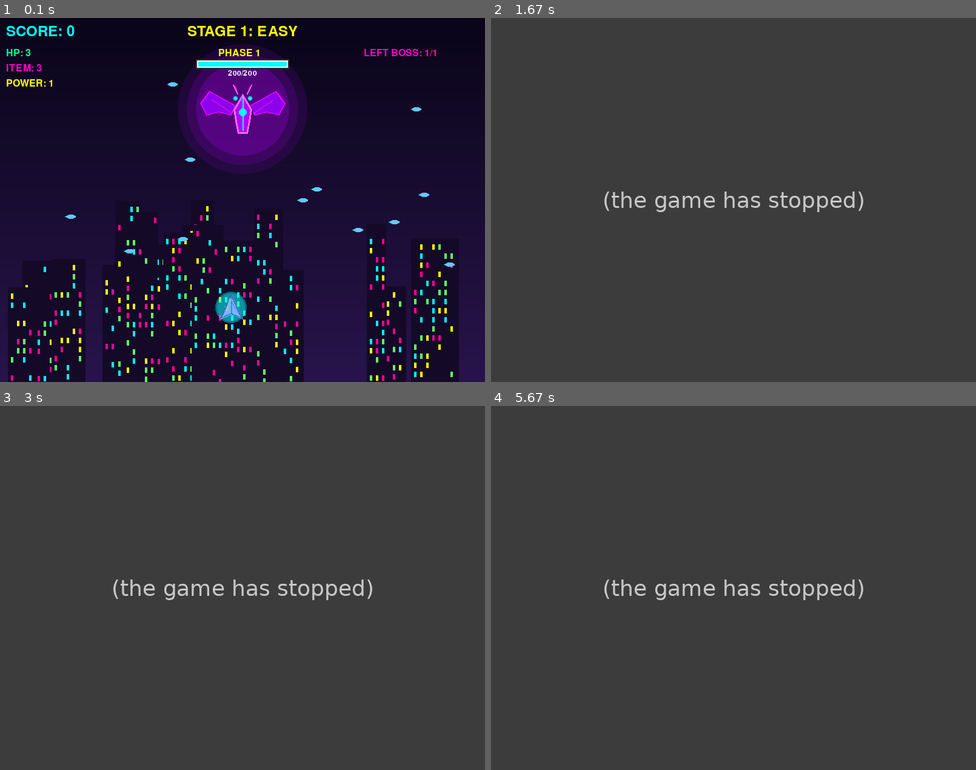
Above: before the commit, frames 1-4 (two rows, left to right).
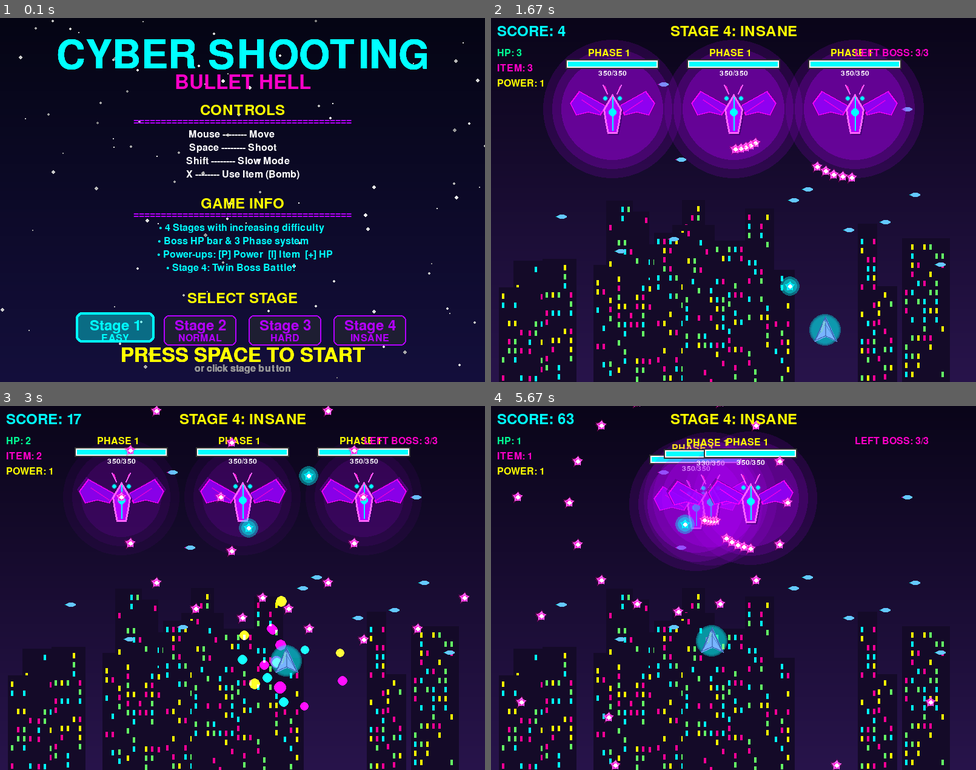
Above: after the commit, the same moments.

Repository: LeF-0213/MyPyGame
Game: pygame game, started from main.py
The game is run twice, just before and just after one commit, with the same random seed, the same clock (stepped at 60 frames per second) and the same inputs.
Inputs (mouse positions are in pixels of both pictures, inside the frame that each line leads up to):
- Up to frame 1 (0.1 s): no input
- Up to frame 2 (1.67 s): tap Space at 0.33, 1.5 s; hold Esc 0.67-1.13 s; move the mouse to (714, 214) at 0.7 s; click "Stage 4" at 1.22 s
- Up to frame 3 (3 s): click (116, 453) at 1.88 s; tap Space at 2.23, 2.53 s; click (67, 577) at 2.25 s; tap X at 2.32 s; click (426, 726) at 2.72 s
- Up to frame 4 (5.67 s): tap Space at 3.07, 4.4, 4.7, 4.9, 5.2 s; click (655, 467) at 3.08 s; tap Shift at 3.15 s; click (883, 580) at 3.38 s; click (578, 540) at 3.72 s; click (840, 500) at 4.05 s; click (597, 628) at 4.42 s; tap X at 4.48 s; click (660, 693) at 4.92 s; click (835, 540) at 5.45 s

The runs differ from the first frame. In frame 1, 20% of the frame differs, in the area x 0-100%, y 0-100%; in frame 2, 100%; in frame 3, 100%; in frame 4, 100%.
Before the commit the program exited at 0.67 s; later frames show no game.

Commit message:
title 화면 추가

Diff:
--- a/main.py
+++ b/main.py
@@ -1,28 +1,5 @@
 from src.game import Game
 
 if __name__ == "__main__":
-  print("🎮 고전 슈팅 게임")
-  print("=" * 60)
-  print("\n조작법:")
-  print("  - 마우스: 이동")
-  print("  - 스페이스: 공격")
-  print("  - Shift: 슬로우 모션")
-  print("  - X: 폭탄 (적 탄막 전부 제거)")
-  print("  - R: 재시작")
-  print("  - ESC: 종료")
-  # print("\n난이도 선택:")
-  # print("  1: EASY")
-  # print("  2: NORMAL")
-  # print("  3: HARD")
-
-  # difficulty = input("\n난이도를 선택하세요 (1-3): ")
-
-  # try:
-  #   difficulty = int(difficulty)
-  #   if difficulty not in [1, 2, 3]:
-  #       difficulty = 1
-  # except:
-  #   difficulty = 1
-
   game = Game()
-  game.run()
+  game.run_game_with_title()
--- a/src/game.py
+++ b/src/game.py
@@ -312,6 +312,7 @@
     pygame.display.flip()
 
   def handle_events(self):
+    action = None
     for event in pygame.event.get():
       if event.type == pygame.QUIT:
         self.running = False
@@ -320,8 +321,8 @@
           self.running = False
         elif event.key == pygame.K_r and self.game_over:
           self.running = False
-          Game(self.difficulty, 1).run()
-          return
+          # Game(self.difficulty, 1).run()
+          return "restart"
         elif event.key == pygame.K_SPACE:
           if self.stage_clear:
             self.next_stage()
@@ -333,11 +334,65 @@
             self.enemy_bullets.clear()
             self.particles.emit(self.player.x, self.player.y, "explosion", 50)
 
+      return action
+
   def run(self):
     while self.running:
       dt = self.clock.tick(FPS) / 1000.0
-      self.handle_events()
+      action = self.handle_events()
+
+      if action == "restart":
+        return "restart"
+
       self.update(dt)
       self.draw()
 
+    return None
+
+  def run_game_with_title(self):
+    pygame.init()
+
+    running = True
+    while running:
+      screen = pygame.display.set_mode((WIDTH, HEIGHT))
+      pygame.display.set_caption("🎮 고전 슈팅 게임 - Title")
+      clock = pygame.time.Clock()
+
+      title = TitleScreen(screen)
+      title_running = True
+      selected_stage = 1
+
+      while title_running and title.active:
+        dt = clock.tick(FPS) / 1000.0
+
+        for event in pygame.event.get():
+          if event.type == pygame.QUIT:
+            running = False
+            title_running = False
+
+          action, stage = title.handle_events(event)
+          if action == "start":
+            selected_stage = stage
+            title_running = False
+          elif action == "quit":
+            running = False
+            title_running = False
+
+        title.update(dt)
+        title.draw()
+        pygame.display.flip()
+
+      if not running:
+        break
+
+      print(f"\n🎮 Starting Stage {selected_stage}...")
+      print(f"Difficulty: {DIFFICULTY_LEVELS[selected_stage]['name']}\n")
+
+      game = Game(difficulty=1, start_stage=selected_stage)
+      result = game.run()
+
+      # 재시작하지 않으면 타이틀로
+      if result != "restart":
+        print("\n🎮 Returning to title screen...")
+
     pygame.quit()
--- a/src/systems/__init__.py
+++ b/src/systems/__init__.py
@@ -1,7 +1,9 @@
 from .particle import Particle, ParticleSystem
 from .bullet_pattern import BulletPattern
+from .title_screen import TitleScreen
 __all__ = [
   "Particle",
   "ParticleSystem",
-  "BulletPattern"
+  "BulletPattern",
+  "TitleScreen"
 ]
--- a/src/systems/title_screen.py
+++ b/src/systems/title_screen.py
@@ -1,8 +1,7 @@
-import random
-from sys.utils.constants import *
+import random, pygame, math
+from src.utils.constants import *
 
 class TitleScreen:
-
   def __init__(self, screen):
     self.screen = screen
     self.active = True
@@ -19,9 +18,9 @@
     self.star_positions = []
 
     # 배경 별 생성
-    for _ in rnage(100):
+    for _ in range(100):
       x = random.randint(0, WIDTH)
-      y = random.radint(0, HEIGHT)
+      y = random.randint(0, HEIGHT)
       speed = random.uniform(10, 50)
       size = random.randint(1, 3)
       self.star_positions.append([x, y, speed, size])
@@ -59,37 +58,32 @@
       glow_surf = pygame.Surface((title_text.get_width() + i*10, title_text.get_height() + i*10), pygame.SRCALPHA)
       glow_text = self.title_font.render("CYBER SHOOTING", True, (*NEON_CYAN, pulse_alpha // (i*1)))
       glow_surf.blit(glow_text, (i*5, i*5))
-      self.screen.glit(glow_surf, (WIDTH//2 - title_text.get_width()//2 - i*5, 100 - i*5))
+      self.screen.blit(glow_surf, (WIDTH//2 - title_text.get_width()//2 - i*5, 30 - i*5))
 
-    self.screen.blit(title_text, (WIDTH//2 - title_text.get_width()//2, 100))
-    self.screen.blit(subtitle_text, (WIDTH//2 - subtitle_text.get_width()//2, 180))
+    self.screen.blit(title_text, (WIDTH//2 - title_text.get_width()//2, 30))
+    self.screen.blit(subtitle_text, (WIDTH//2 - subtitle_text.get_width()//2, 90))
 
     # === 게임 설명 ===
-    y_offset = 280
+    y_offset = 140
 
     instructions = [
-      "━━━━━━━━━━━━━━━━━━━━━━━━━━━━━━━━━━━━",
+      "CONTROLS",
+      "========================================",
+      "  Mouse -------- Move           ",
+      "  Space -------- Shoot          ",
+      "  Shift -------- Slow Mode      ",
+      "  X -------- Use Item (Bomb)  ",
       "",
-      "🎮 CONTROLS",
-      "",
-      "  Mouse        - Move",
-      "  Space        - Shoot",
-      "  Shift        - Slow Mode",
-      "  X            - Use Item (Bomb)",
-      "",
-      "━━━━━━━━━━━━━━━━━━━━━━━━━━━━━━━━━━━━",
-      "",
-      "⚔️  GAME INFO",
-      "",
-      "  • 4 Stages with increasing difficulty",
-      "  • Boss HP bar & 3 Phase system",
+      "GAME INFO",
+      "========================================",
+      "  • 4 Stages with increasing difficulty   ",
+      "  • Boss HP bar & 3 Phase system          ",
       "  • Power-ups: [P] Power  [I] Item  [+] HP",
-      "  • Stage 4: Twin Boss Battle!",
-      ""
+      "  • Stage 4: Twin Boss Battle!            ",
     ]
 
     for i, line in enumerate(instructions):
-      if line.startswith("🎮") or line.startswith("⚔️"):
+      if line.startswith("C") or line.startswith("G"):
         color = NEON_YELLOW
         font = self.menu_font
       elif line.startswith("  •"):
@@ -98,7 +92,7 @@
       elif line.startswith("  "):
         color = WHITE
         font = self.small_font
-      elif line.startswith("━"):
+      elif line.startswith("="):
         color = NEON_PURPLE
         font = self.small_font
       else:
@@ -115,7 +109,7 @@
     self.screen.blit(stage_title, (WIDTH//2 - stage_title.get_width()//2, stage_y))
 
     # 스테이지 버튼
-    button_y = stage_y + 50
+    button_y = stage_y + 40
     button_width = 120
     button_spacing = 140
     start_x = WIDTH//2 - (4 * button_spacing - button_spacing + button_width) // 2
@@ -133,15 +127,16 @@
         glow_rect = pygame.Rect(button_x - pulse_size, button_y - pulse_size, button_width + pulse_size*2, 40 + pulse_size*2)
         glow_surf = pygame.Surface((glow_rect.width, glow_rect.height), pygame.SRCALPHA)
         pygame.draw.rect(glow_surf, (*NEON_CYAN, 100), (0, 0, glow_rect.width, glow_rect.height), border_radius=10)
+        pygame.draw.rect(glow_surf, NEON_CYAN, (0, 0, glow_rect.width, glow_rect.height), width=4, border_radius=10)
         self.screen.blit(glow_surf, glow_rect)
       else:
         color = NEON_PURPLE
-        ouline_width = 2
+        outline_width = 2
 
-      # 버튼
-      button_rect = pygame.Rect(button_x, button_y, button_width, 40)
-      pygame.draw.rect(self.screen, (30, 30, 50), button_rect, border_radius=8)
-      pygame.draw.rect(self.screen, color, button_rect, outline_width, border_radius=8)
+        # 버튼
+        button_rect = pygame.Rect(button_x, button_y, button_width, 50)
+        pygame.draw.rect(self.screen, (30, 30, 50), button_rect, border_radius=8)
+        pygame.draw.rect(self.screen, color, button_rect, outline_width, border_radius=8)
 
       # 텍스트
       stage_text = self.menu_font.render(f"Stage {stage}", True, color)
@@ -152,28 +147,44 @@
       self.screen.blit(stage_text, (button_x + button_width//2 - stage_text.get_width()//2, button_y + 5))
       self.screen.blit(diff_text, (button_x + button_width//2 - diff_text.get_width()//2, button_y + 30))
 
-  # === 시작 안내 (깜빡임) ===
-  if int(self.pulse * 2) % 2 == 0:
-    start_text = self.subtitle_font.render("PRESS SPACE TO START", True, NEON_YELLOW)
+      # === 시작 안내 (깜빡임) ===
+      if int(self.pulse * 2) % 2 == 0:
+        start_text = self.subtitle_font.render("PRESS SPACE TO START", True, NEON_YELLOW)
 
-    self.screen.blit(start_text, (WIDTH//2 - start_text.get_width()//2, HEIGHT - 60))
+        self.screen.blit(start_text, (WIDTH//2 - start_text.get_width()//2, HEIGHT - 60))
 
-  # 마우스 클릭 안내
-  mouse_text = self.small_font.render("or click stage button", True, (150, 150, 150))
+      # 마우스 클릭 안내
+      mouse_text = self.small_font.render("or click stage button", True, (150, 150, 150))
 
-  self.screen.blit(mouse_text, (WIDTH//2 - mouse_text.get_width()//2, HEIGHT - 30))
+      self.screen.blit(mouse_text, (WIDTH//2 - mouse_text.get_width()//2, HEIGHT - 30))
 
-def handle_events(self, event):
-  if event.type == pygame.KEYDOWN:
-    if event.key == pygame.K_SPACE:
-      self.active = False
-      return("start", self.selected_stage)
-    elif event.key == pygame.K_LEFT:
-      self.selected_stage = max(1, self.selected_stage - 1)
-    elif event.key == pygame.K_RIGHT:
-      self.selected_stage = min(4, self.selected_stage + 1)
-    elif event.key == pygame.K_ESCAPE:
-      return ("quit", None)
+  def handle_events(self, event):
+    if event.type == pygame.KEYDOWN:
+      if event.key == pygame.K_SPACE:
+        self.active = False
+        return("start", self.selected_stage)
+      elif event.key == pygame.K_LEFT:
+        self.selected_stage = max(1, self.selected_stage - 1)
+      elif event.key == pygame.K_RIGHT:
+        self.selected_stage = min(4, self.selected_stage + 1)
+      elif event.key == pygame.K_ESCAPE:
+        return ("quit", None)
 
-  elif event.type == pygame.MOUSEBUTTONDOWN:
-    pass
+    # 마우스 클릭
+    elif event.type == pygame.MOUSEBUTTONDOWN:
+      mouse_x, mouse_y = event.pos
+      button_y = HEIGHT - 100
+      button_width = 120
+      button_spacing = 140
+      start_x = WIDTH//2 - (4 * button_spacing - button_spacing + button_width) // 2
+
+      for stage in range(1, 5):
+        button_x = start_x + (stage - 1) * button_spacing
+        button_rect = pygame.Rect(button_x, button_y, button_width, 40)
+
+        if button_rect.collidepoint(mouse_x, mouse_y):
+          self.selected_stage = stage
+          self.active = False
+          return ("start", self.selected_stage)
+
+    return (None, None)
